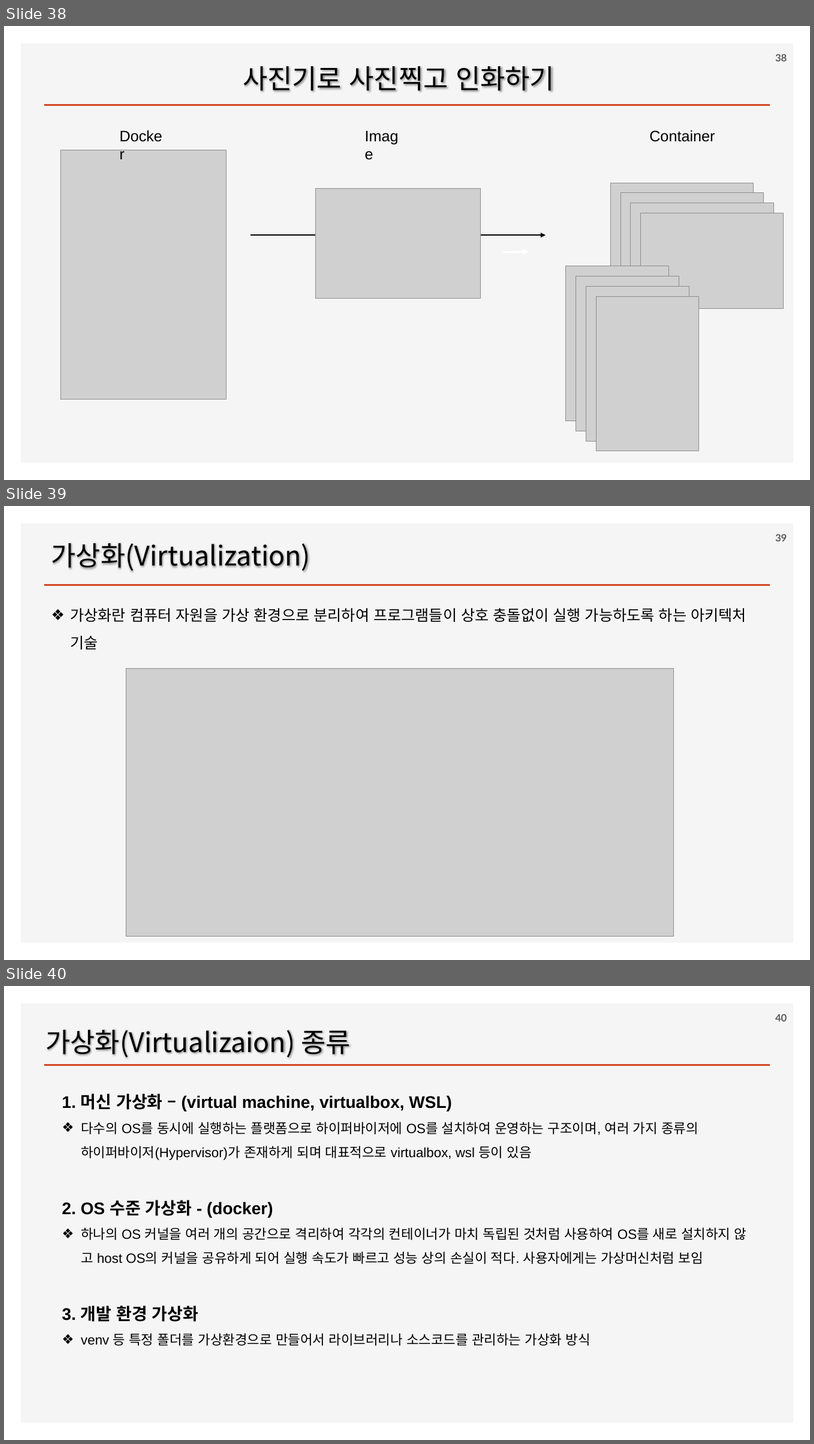
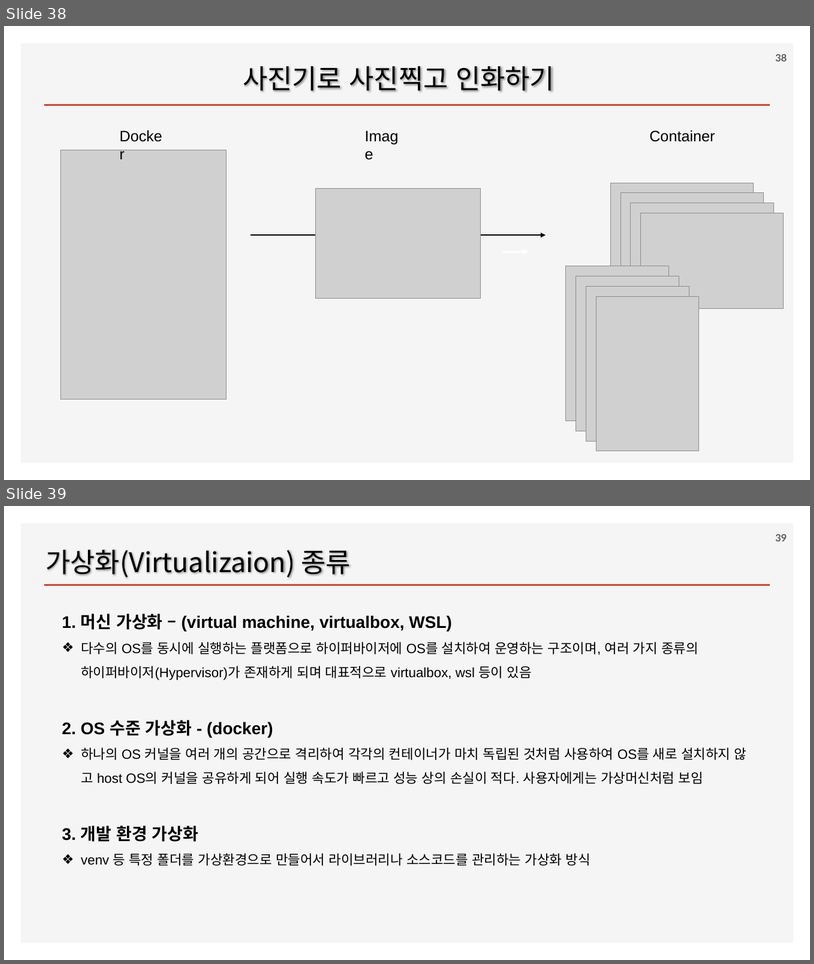
Before and after one commit to ancestor9/2026_Fall_Application-Deployment, a slide deck: 00_App Deployment.pptx. Shown one above the other, each under a label of ours: slides 38, 39 and 40 before the commit, slides 38 and 39 after it. The pictures are 814x1444 and 814x964 pixels, drawn with LibreOffice and Linux fonts; fonts in the diff are those of the drawing; grey boxes stand for pictures; background and template pictures are left out. Boxes give left, top, right and bottom in pixels: in the first picture for what was removed or moved away, otherwise in the second. Text is boxed around its words. In the diff, an @@ line names an element or a change of style, - is before the commit and + after.

```diff
--- a/00_App Deployment.pptx
+++ b/00_App Deployment.pptx
@@ slide 39 removed at <box>4,506,810,960</box>, background #FFFFFF; not listed: 2 template elements that a slide beside it also shows @@
@@ page number removed at <box>776,534,787,541</box> @@
-39
@@ title removed at <box>51,543,311,571</box> @@
-가상화(Virtualization)
@@ text removed at <box>70,608,747,649</box> @@
-❖ 가상화란 컴퓨터 자원을 가상 환경으로 분리하여 프로그램들이 상호 충돌없이 실행 가능하도록 하는 아키텍처 기술
@@ picture removed at <box>126,668,674,936</box> @@
@@ what was slide 40 is now slide 39 @@
@@ page number at <box>776,534,787,541</box>: text changed @@
-40
+39
```
